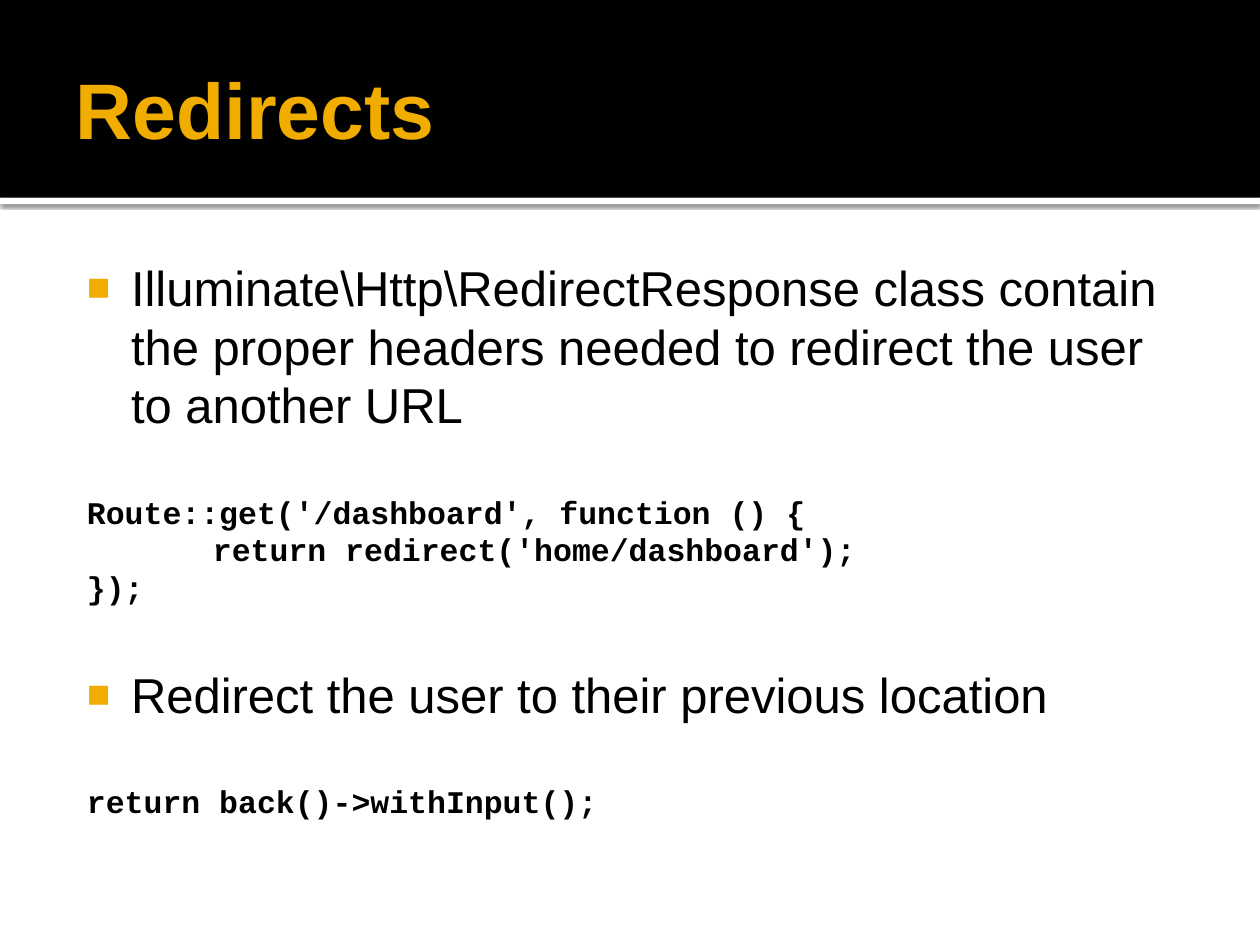
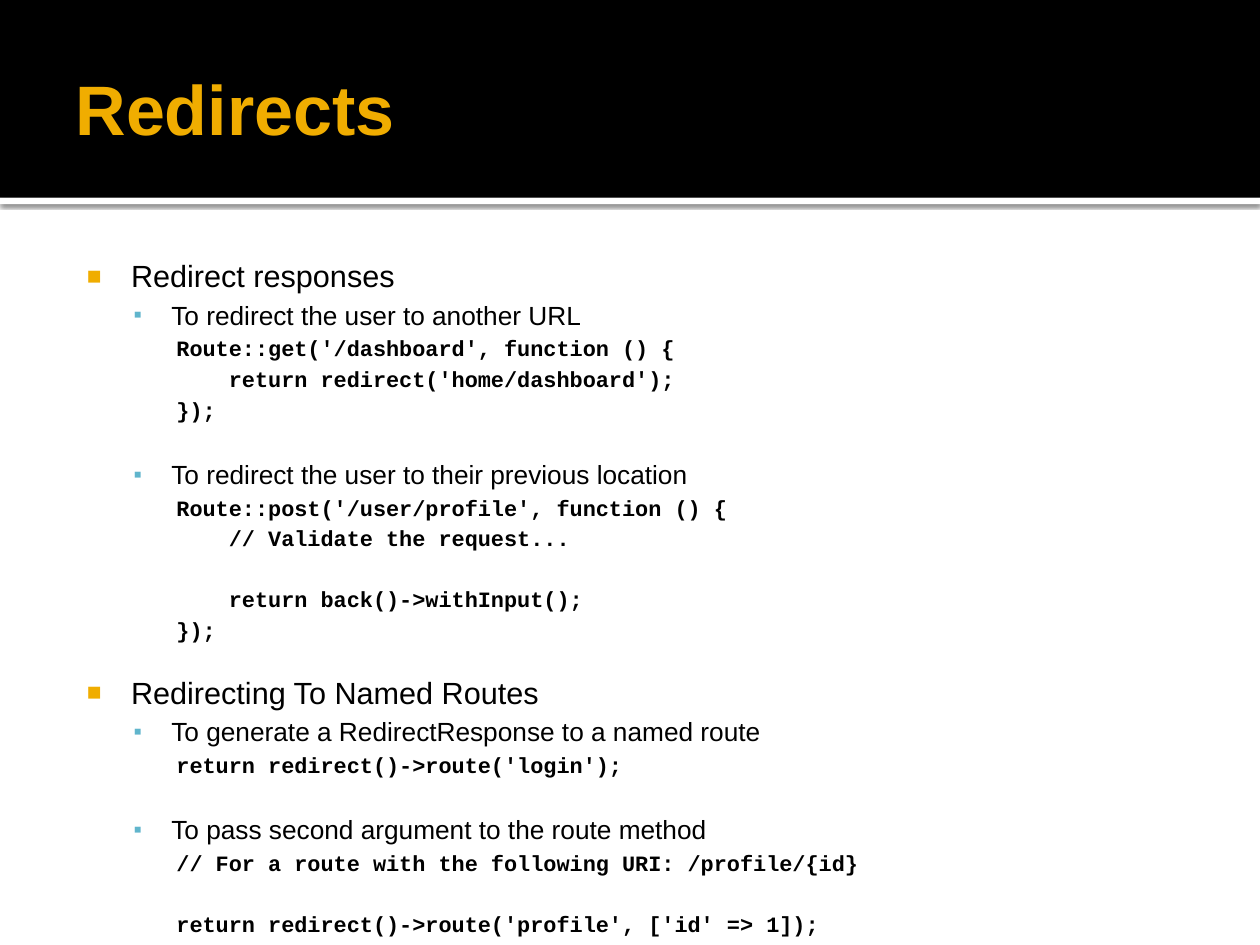
Before and after one commit to peraktechnology/laravel, a slide deck: slide 30 of 8. Request & Response/Laravel Request & Response.pptx (slide 28 before the commit). Drawn at 1260x945 pixels with LibreOffice and Linux fonts; fonts in the diff are those of the drawing; background and template pictures are left out. Boxes give left, top, right and bottom in pixels: in the first picture for what was removed or moved away, otherwise in the second. Text is boxed around its words. In the diff, an @@ line names an element or a change of style, - is before the commit and + after.

Commit message:
Request & Response

```diff
--- a/8. Request & Response/Laravel Request & Response.pptx
+++ b/8. Request & Response/Laravel Request & Response.pptx
@@ title "Redirects" at (76,84,395,136): size 45 to 40 pt @@
@@ text at (131,264,580,326): text changed; size 28 to 15 pt @@
-■ Illuminate\Http\RedirectResponse class contain the proper headers needed to redirect the user to another URL
+■ Redirect responses
+  ▪ To redirect the user to another URL
@@ text at (176,341,675,612): size 18 to 12.5 pt in "Route::get('/dashboard', function () {", "return redirect('home/dashboard');", "});", "return back()->withInput();"; list level 1 to 3 in "Route::get('/dashboard', function () {"; list level 1 to 3 in "return redirect('home/dashboard');"; list level 1 to 3 in "});"; list level 1 to 3 in "return back()->withInput();" @@
@@ text at (171,465,687,551): text changed; size 28 to 12.5 pt; font Arial to Courier New; bold on @@
-■ Redirect the user to their previous location
+  ▪ To redirect the user to their previous location
+    Route::post('/user/profile', function () {
+    // Validate the request...
@@ text at (131,681,858,876): paragraphs added @@
+    });
+■ Redirecting To Named Routes
+  ▪ To generate a RedirectResponse to a named route
+    return redirect()->route('login');
+  ▪ To pass second argument to the route method
+    // For a route with the following URI: /profile/{id}
+    return redirect()->route('profile', ['id' => 1]);
```
Also in this commit, not shown: 14 other slides changed, 20 slides added, 16 slides removed.
